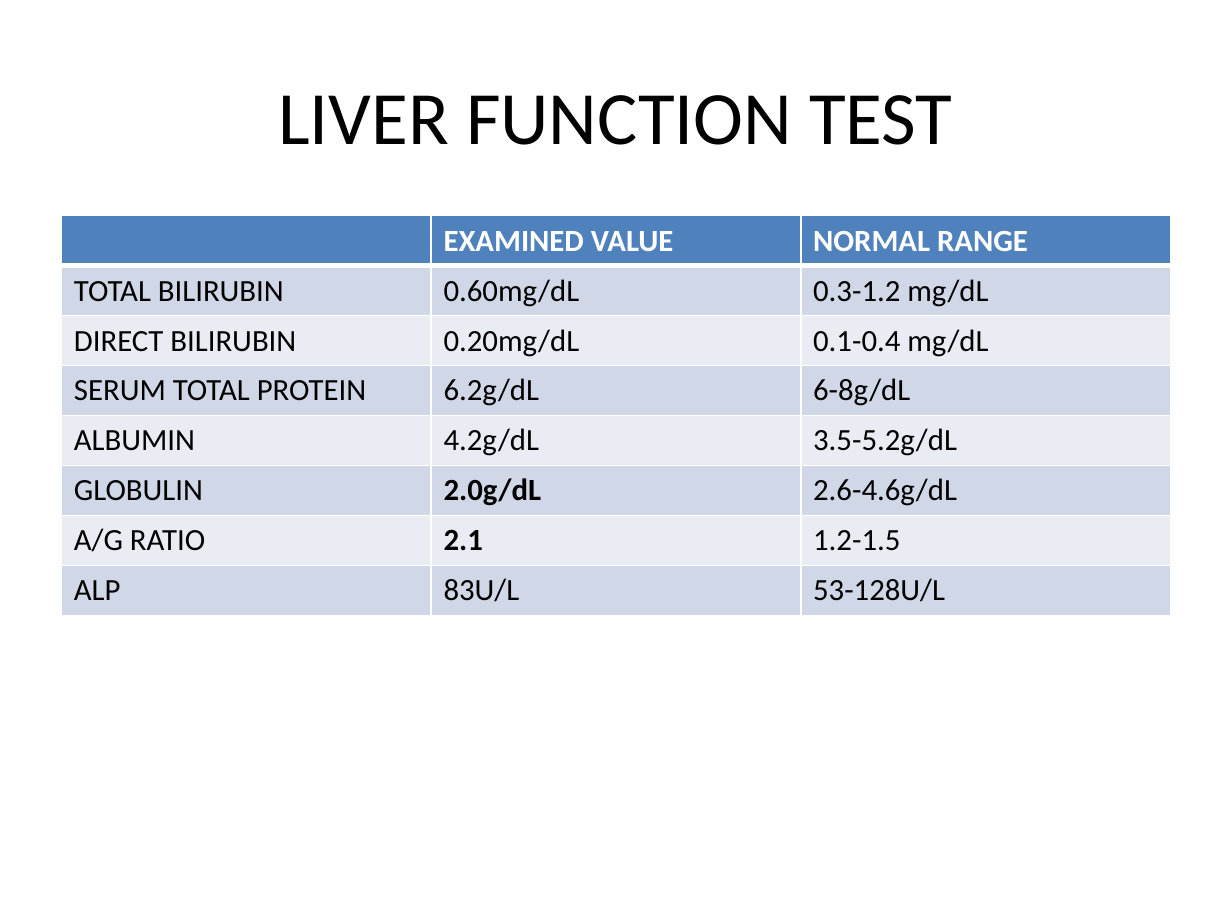
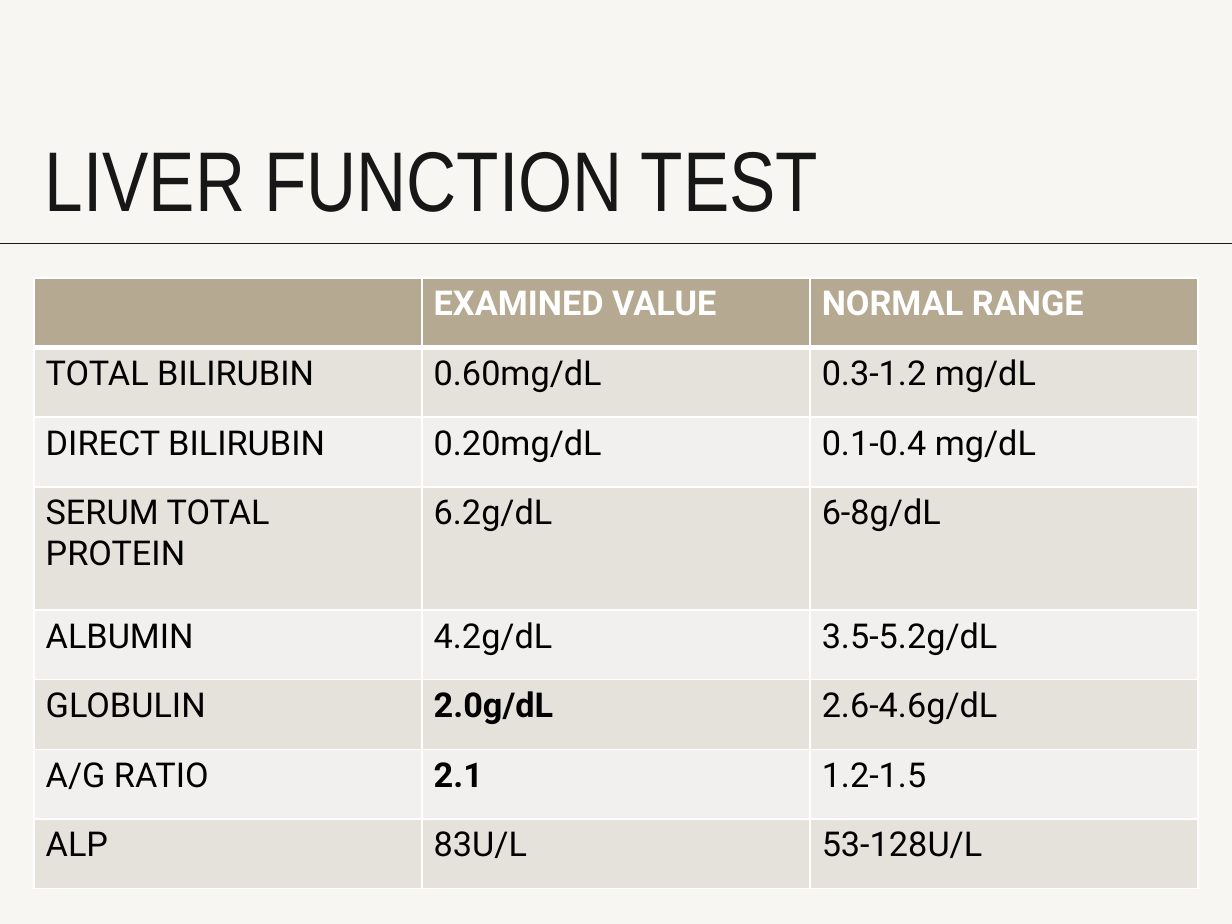
Before and after one commit to VarunSaiSanne/personal, a slide deck: slide 16 of demo.pptx. Drawn at 1232x924 pixels with LibreOffice and Linux fonts; fonts in the diff are those of the drawing. Boxes give left, top, right and bottom in pixels: in the first picture for what was removed or moved away, otherwise in the second. Text is boxed around its words. In the diff, an @@ line names an element or a change of style, - is before the commit and + after.

```diff
--- a/demo.pptx
+++ b/demo.pptx
@@ background #FFFFFF to #F7F6F3 @@
@@ title "LIVER FUNCTION TEST": place and size @@
-title "LIVER FUNCTION TEST" at [278,95,953,145]
+title "LIVER FUNCTION TEST" at [45,152,818,212]
@@ title "LIVER FUNCTION TEST" at [45,152,818,212]: size 44 to 49.5 pt, font Calibri to Arial Narrow, text colour #000000 to #171717; alignment centre to left; line spacing 1 to 0.7; vertical alignment middle to bottom @@
@@ line added from (0, 243) to (1232, 243), #171717 0.75 pt @@
@@ table at [34,278,1199,890] @@
@@ fill #4F81BD to #B6A992 in row 1 @@
@@ fill #D0D8E8 to #E5E2DC in 12 cells @@
@@ fill #E9EDF4 to #F3F1EE in 9 cells @@
@@ size 18 to 20 pt, font Calibri to Roboto @@
@@ table: place and size @@
-table at [62,216,1170,615]
+table at [34,278,1199,890]
```
Also in this commit, not shown: 16 other slides changed, 15 slides added.
